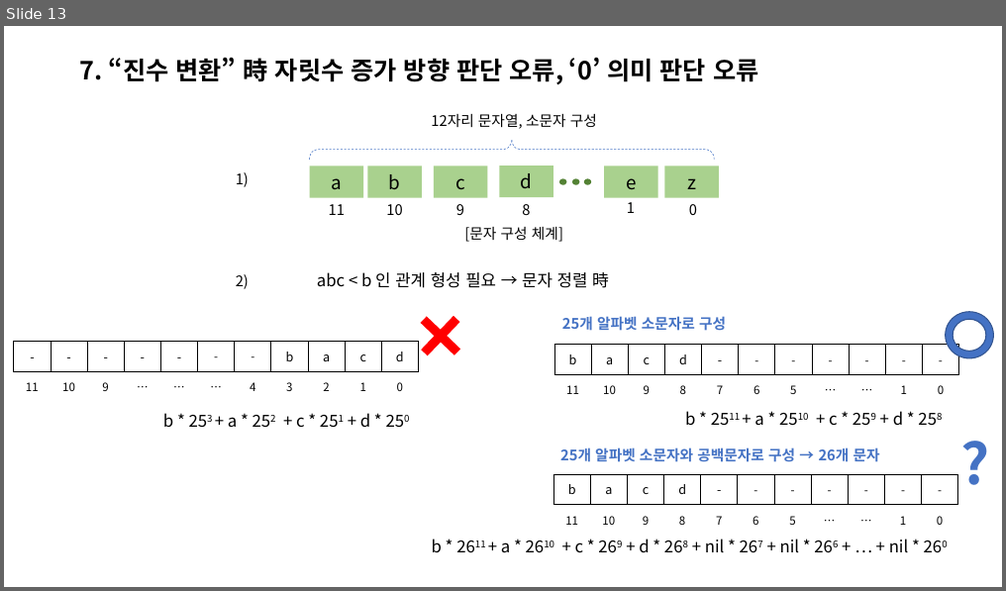
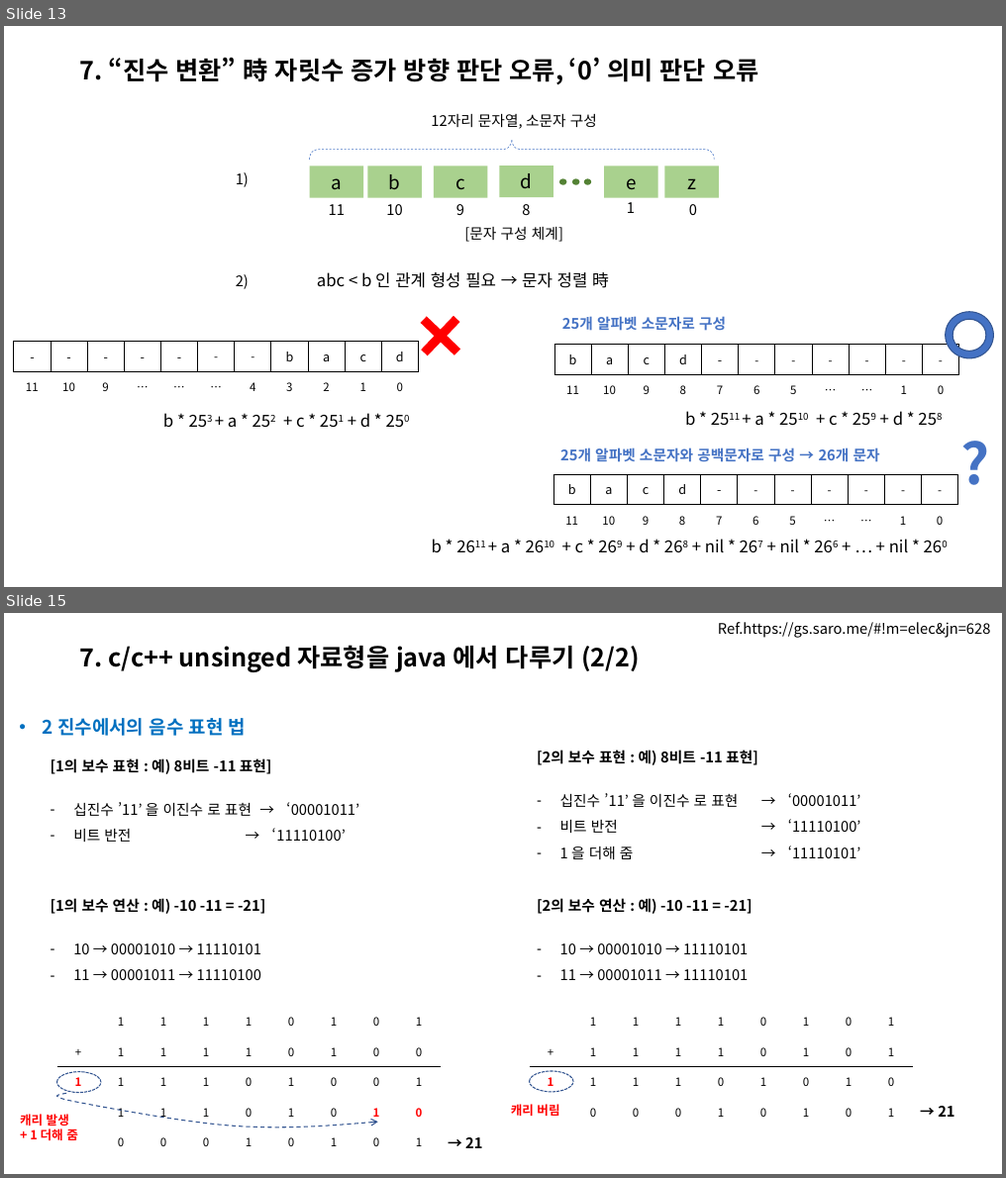
Before and after one commit to rby011/Examples, a slide deck: MidExcersize/오답노트.pptx. Shown one above the other, each under a label of ours: slide 13 before the commit, slides 13 and 15 after it; the slides between them are not shown. The pictures are 1006x591 and 1006x1178 pixels, drawn with LibreOffice and Linux fonts; fonts in the diff are those of the drawing. Boxes give left, top, right and bottom in pixels: in the first picture for what was removed or moved away, otherwise in the second. Text is boxed around its words. In the diff, an @@ line names an element or a change of style, - is before the commit and + after.

```diff
--- a/MidExcersize/오답노트.pptx
+++ b/MidExcersize/오답노트.pptx
@@ slide 15 added at box(4, 613, 1002, 1174), background #FFFFFF @@
@@ text added at box(718, 622, 991, 638), 14 pt, text #000000 @@
+Ref.https://gs.saro.me/#!m=elec&jn=628
@@ title added at box(80, 645, 640, 672), 24 pt, text #000000, bold @@
+7. c/c++ unsinged 자료형을 java 에서 다루기 (2/2)
@@ text added at box(43, 718, 246, 736), 18 pt, text #0070C0, bold @@
+• 2 진수에서의 음수 표현 법
@@ text added at box(51, 759, 359, 980), 14 pt, text #000000 @@
+[1의 보수 표현 : 예) 8비트 -11 표현]
+– 십진수 ’11’ 을 이진수 로 표현 → ‘00001011’
+– 비트 반전 → ‘11110100’
+[1의 보수 연산 : 예) -10 -11 = -21]
+– 10 → 00001010 → 11110101
+– 11 → 00001011 → 11110100
@@ text added at box(537, 750, 861, 980), 14 pt, text #000000 @@
+[2의 보수 표현 : 예) 8비트 -11 표현]
+– 십진수 ’11’ 을 이진수 로 표현 → ‘00001011’
+– 비트 반전 → ‘11110100’
+– 1 을 더해 줌 → ‘11110101’
+[2의 보수 연산 : 예) -10 -11 = -21]
+– 10 → 00001010 → 11110101
+– 11 → 00001011 → 11110101
@@ table added at box(57, 1006, 442, 1158), 5 rows, 9 columns @@
+ | 1 | 1 | 1 | 1 | 0 | 1 | 0 | 1
++ | 1 | 1 | 1 | 1 | 0 | 1 | 0 | 0
+1 | 1 | 1 | 1 | 0 | 1 | 0 | 0 | 1
+ | 1 | 1 | 1 | 0 | 1 | 0 | 1 | 0
+ | 0 | 0 | 0 | 1 | 0 | 1 | 0 | 1
@@ table added at box(530, 1006, 914, 1158), 5 rows, 9 columns @@
+ | 1 | 1 | 1 | 1 | 0 | 1 | 0 | 1
++ | 1 | 1 | 1 | 1 | 0 | 1 | 0 | 1
+1 | 1 | 1 | 1 | 0 | 1 | 0 | 1 | 0
+ | 0 | 0 | 0 | 1 | 0 | 1 | 0 | 1
+ |  |  |  |  |  |  |  | 
@@ ellipse added at box(57, 1072, 101, 1093), outline #325491 1 pt dashed @@
@@ ellipse added at box(530, 1071, 573, 1092), outline #325491 1 pt dashed @@
@@ text added at box(20, 1114, 78, 1141), 12 pt, text #FF0000, bold @@
+캐리 발생
++ 1 더해 줌
@@ freeform shape added at box(57, 1093, 378, 1128), outline #325491 1 pt dashed @@
@@ text added at box(511, 1104, 559, 1116), 12 pt, text #FF0000, bold @@
+캐리 버림
@@ text added at box(938, 1106, 954, 1117), 14 pt, text #000000, bold @@
+→ 21
@@ text added at box(465, 1138, 482, 1149), 14 pt, text #000000, bold @@
+→ 21
```
Also in this commit, not shown: 2 slides changed, 1 other slide added, 1 slide removed, 1 other file.
